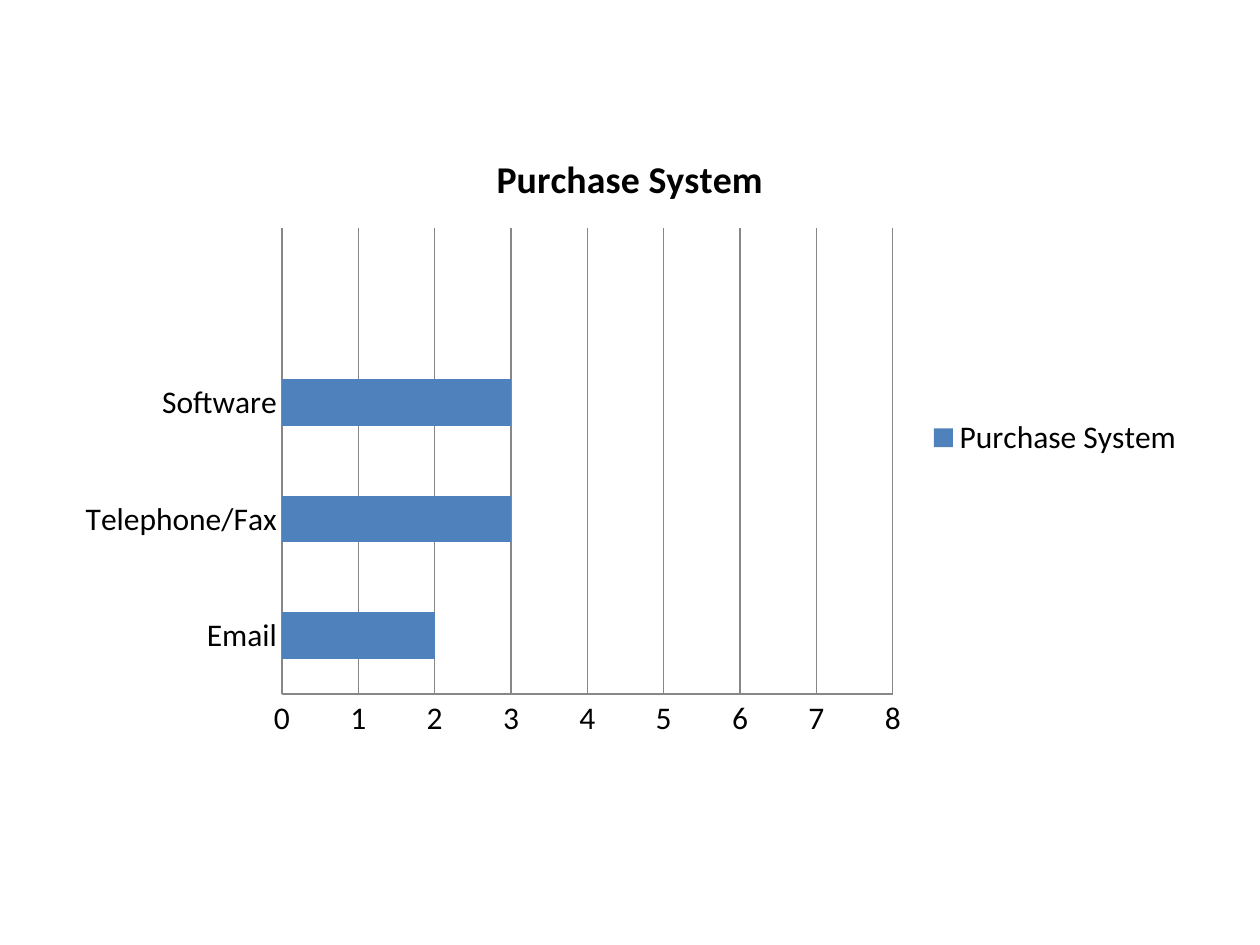
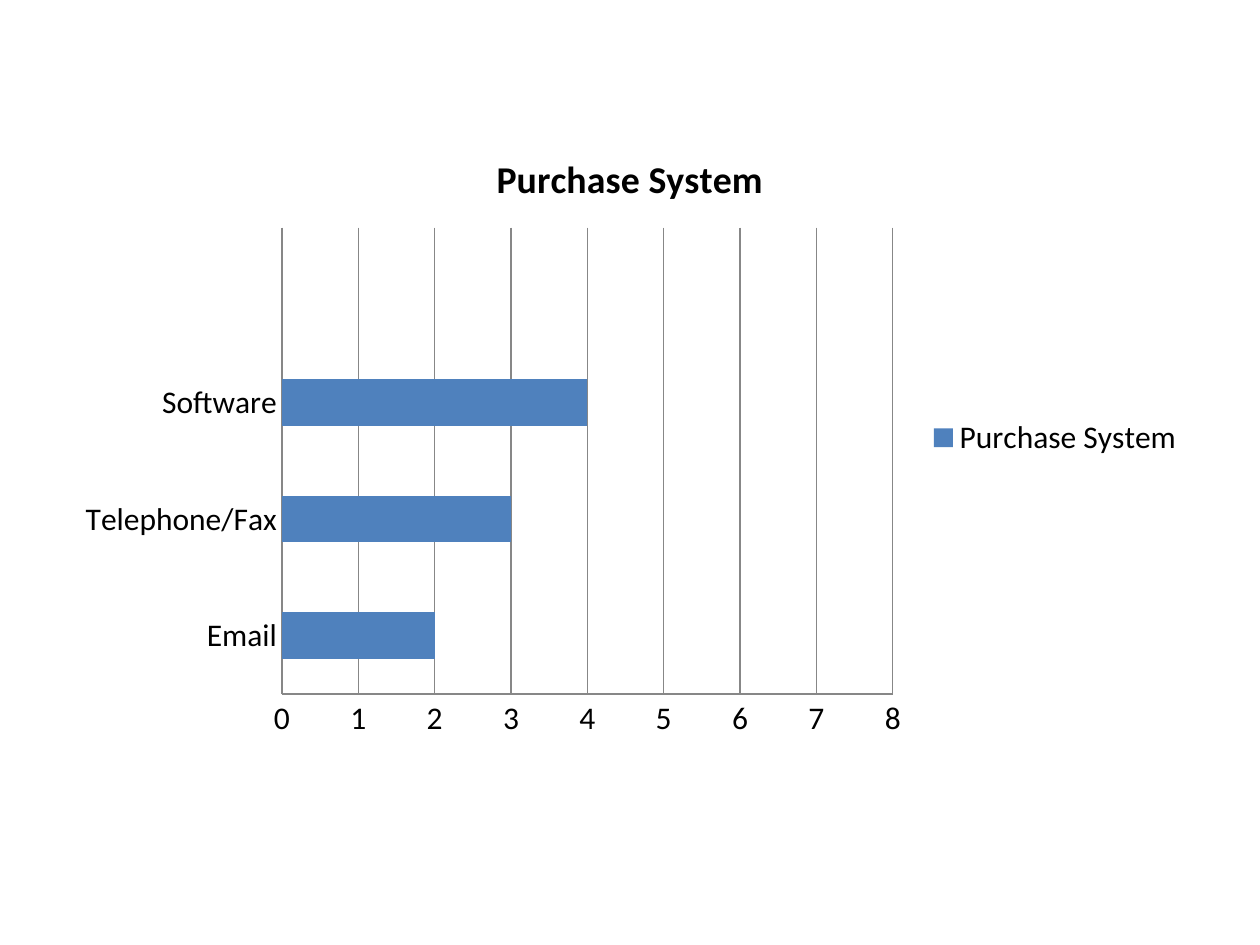
Before and after one commit to yanivc89/ERPSystem, a slide deck: slide 2 of Analysis/Interview Analysis Report.pptx. Drawn at 1260x945 pixels with LibreOffice and Linux fonts; fonts in the diff are those of the drawing. Boxes give left, top, right and bottom in pixels: in the first picture for what was removed or moved away, otherwise in the second. Text is boxed around its words. In the diff, an @@ line names an element or a change of style, - is before the commit and + after.

```diff
--- a/Analysis/Interview Analysis Report.pptx
+++ b/Analysis/Interview Analysis Report.pptx
@@ bar chart at (x1=63, y1=126, x2=1197, y2=750) @@
-Purchase System: 2, 3, 3, -
+Purchase System: 2, 3, 4, -
@@ bar spacing changed @@
```
Also in this commit, not shown: 3 other slides changed, 8 other files.
